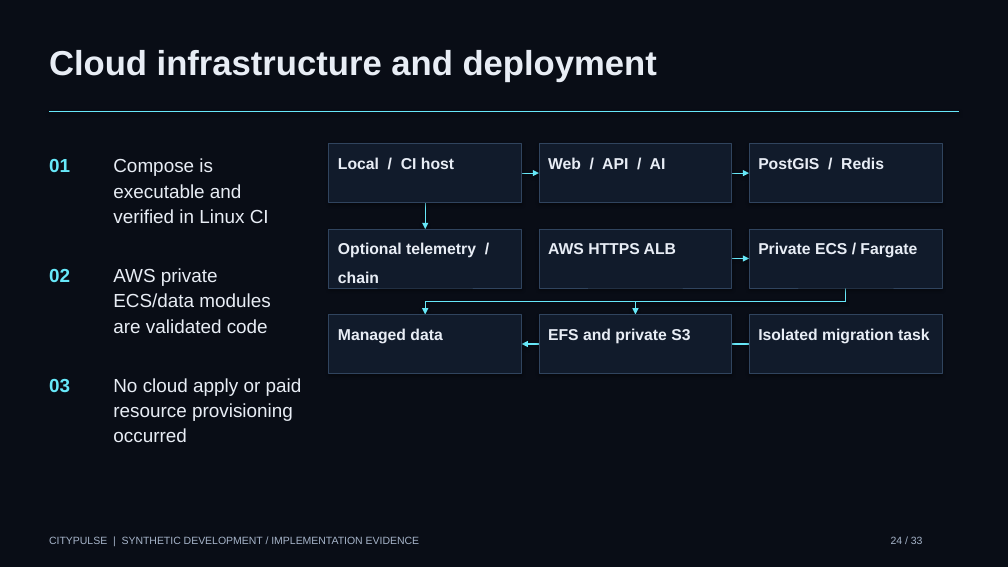
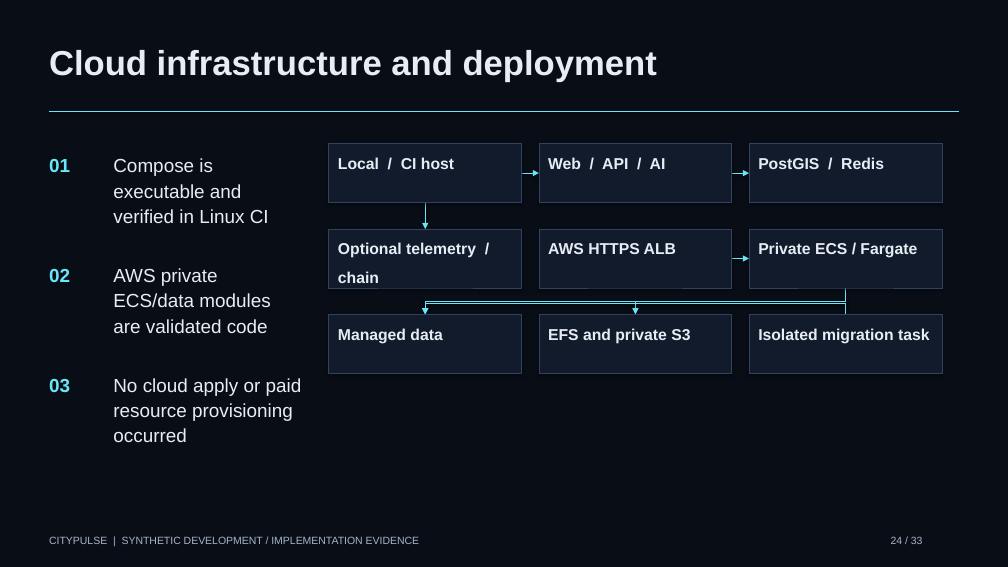
Before and after one commit to manikantbindass/CityPulse, a slide deck: slide 24 of docs/presentations/CityPulse-Project-Presentation.pptx. Drawn at 1008x567 pixels with LibreOffice and Linux fonts; fonts in the diff are those of the drawing. Boxes give left, top, right and bottom in pixels: in the first picture for what was removed or moved away, otherwise in the second. Text is boxed around its words. In the diff, an @@ line names an element or a change of style, - is before the commit and + after.

```diff
--- a/docs/presentations/CityPulse-Project-Presentation.pptx
+++ b/docs/presentations/CityPulse-Project-Presentation.pptx
@@ arrow moved from (749, 344) - (522, 344) to (846, 304) - (425, 304) @@
@@ arrow (846, 304) - (425, 304): arrow to line @@
@@ line added from (846, 315) to (846, 304), #67E8F9 1 pt @@
```
Also in this commit, not shown: 5 other slides changed, 20 other files.
